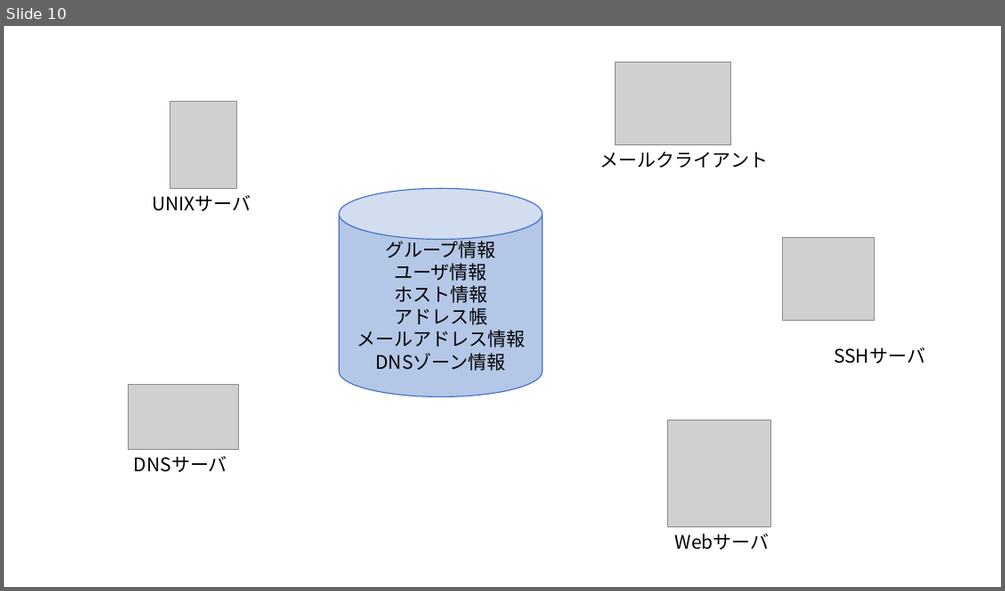
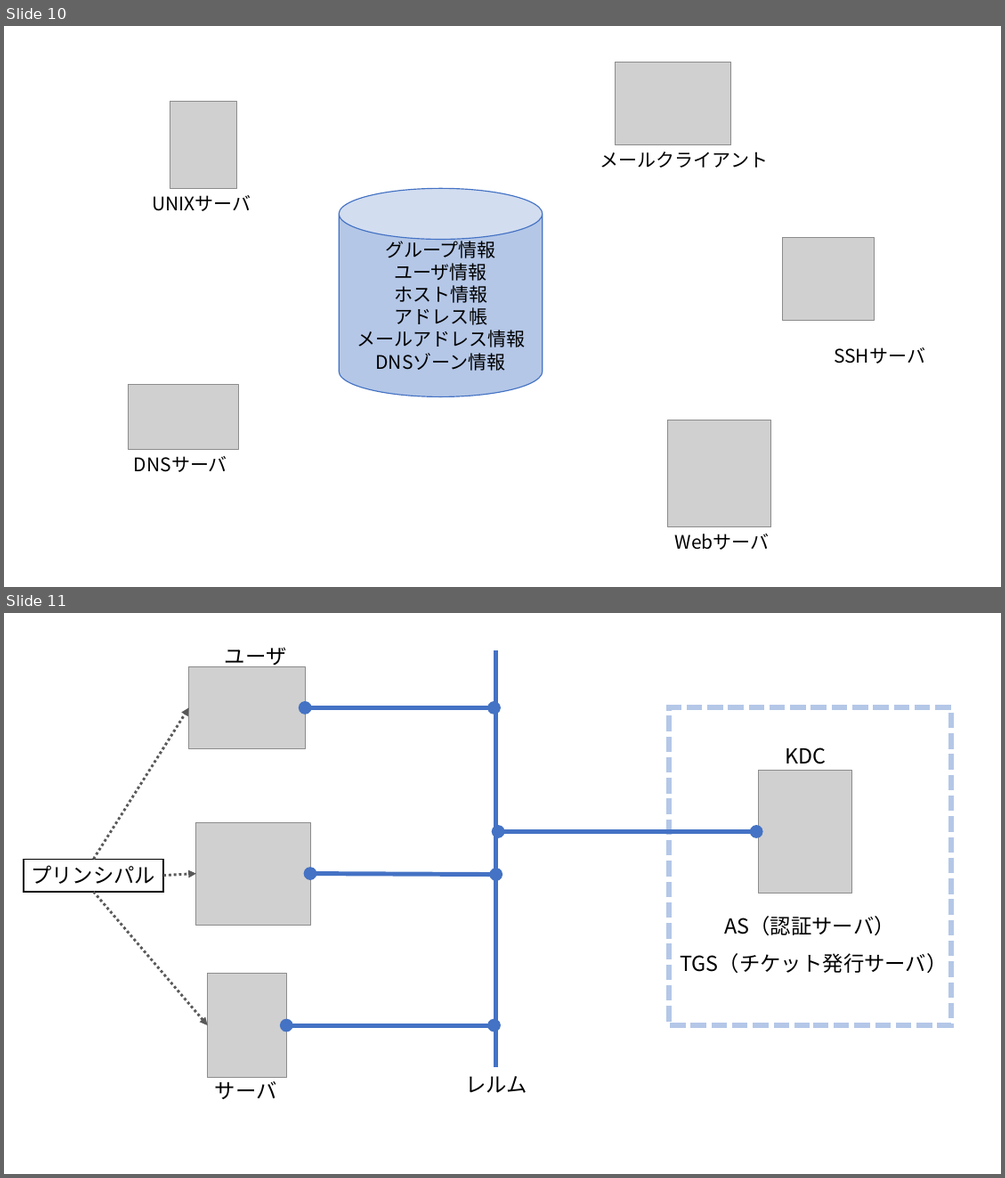
Before and after one commit to Alice-to-Bob/Graduate_School, a slide deck: SUBTHEME/graphs/network_archtecture.pptx. Shown one above the other, each under a label of ours: slide 10 before the commit, slides 10 and 11 after it. The pictures are 1005x591 and 1005x1178 pixels, drawn with LibreOffice and Linux fonts; fonts in the diff are those of the drawing; grey boxes stand for pictures. Boxes give left, top, right and bottom in pixels: in the first picture for what was removed or moved away, otherwise in the second. Text is boxed around its words. In the diff, an @@ line names an element or a change of style, - is before the commit and + after.

```diff
--- a/SUBTHEME/graphs/network_archtecture.pptx
+++ b/SUBTHEME/graphs/network_archtecture.pptx
@@ slide 11 added at [4,613,1001,1174], background #FFFFFF @@
@@ text added at [225,647,287,669], 20 pt, text #000000 @@
+ユーザ
@@ line added from (496, 1067) to (496, 651), #4472C4 4.25 pt @@
@@ picture added at [189,666,305,748] @@
@@ arrow added from (94, 859) to (189, 708), #595959 2.5 pt dashed @@
@@ double arrow added from (494, 708) to (306, 708), #4472C4 4.25 pt @@
@@ rectangle added at [669,708,952,1026], fill #FFFFFF, outline #B4C7E7 5 pt dashed @@
@@ picture added at [759,770,852,893] @@
@@ text added at [785,747,825,764], 20 pt, text #000000 @@
+KDC
@@ picture added at [196,822,310,925] @@
@@ double arrow added from (756, 831) to (498, 831), #4472C4 4.25 pt @@
@@ rectangle added at [24,859,163,892], fill #FFFFFF, outline #000000 1 pt, 20 pt, text #000000 @@
+プリンシパル
@@ arrow added from (163, 876) to (196, 873), #595959 2.5 pt dashed @@
@@ double arrow added from (496, 875) to (310, 873), #4472C4 4.25 pt @@
@@ arrow added from (94, 892) to (208, 1025), #595959 2.5 pt dashed @@
@@ text added at [724,916,894,935], 20 pt, text #000000 @@
+AS（認証サーバ）
@@ text added at [680,953,947,973], 20 pt, text #000000 @@
+TGS（チケット発行サーバ）
@@ picture added at [208,973,287,1078] @@
@@ double arrow added from (494, 1025) to (287, 1025), #4472C4 4.25 pt @@
@@ text added at [215,1077,277,1099], 20 pt, text #000000 @@
+サーバ
@@ text added at [465,1076,527,1093], 20 pt, text #000000 @@
+レルム
```
Also in this commit, not shown: 1 slide changed, 5 other slides added, 15 other files.
